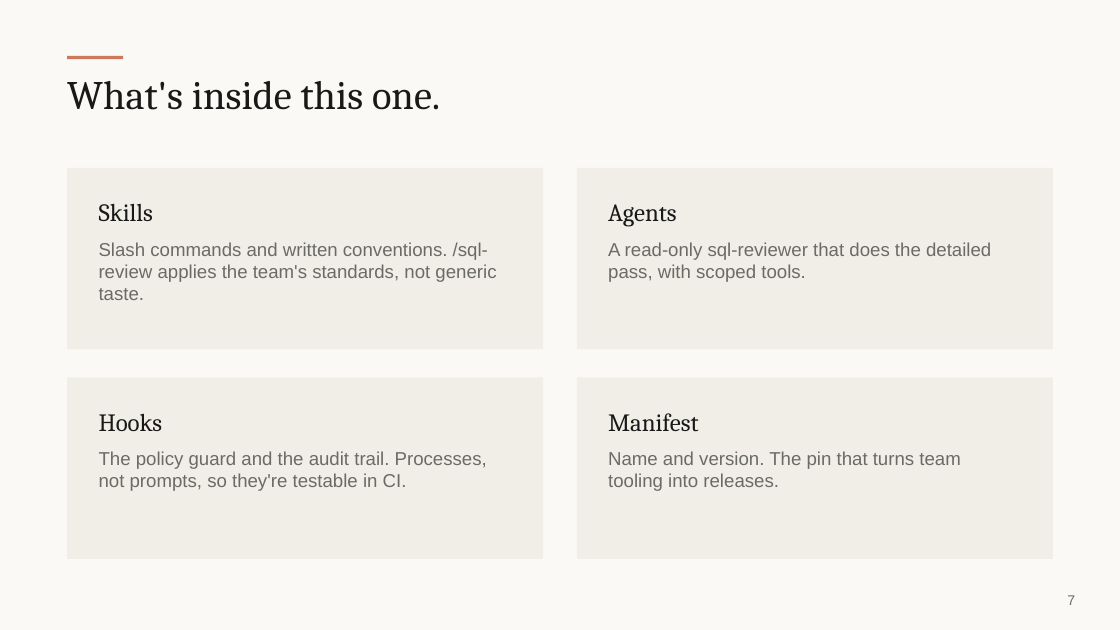
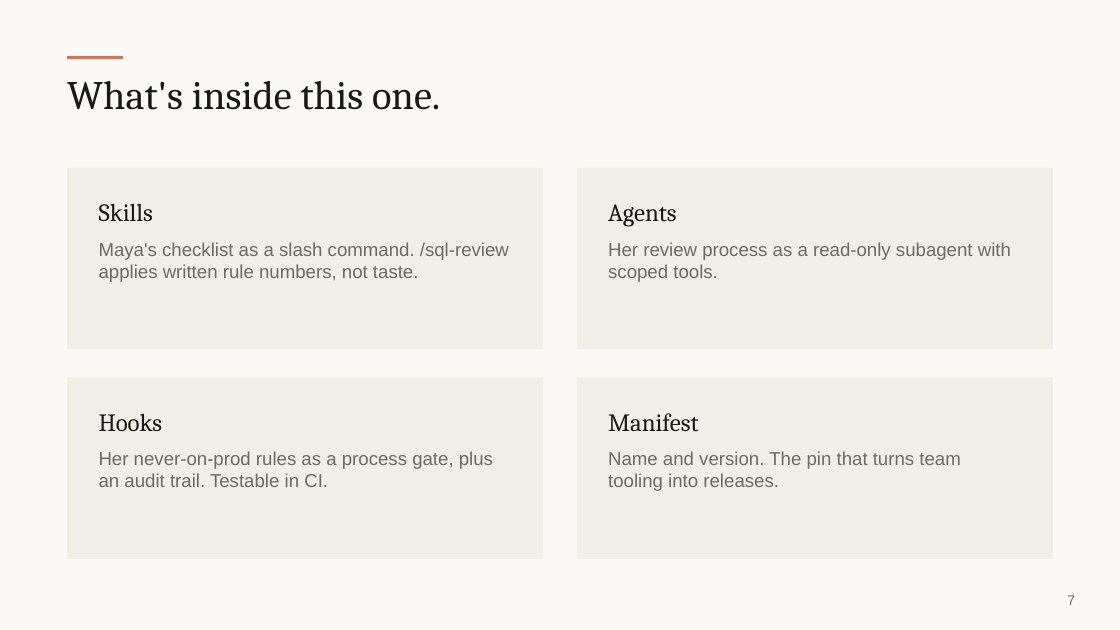
Before and after one commit to andymadson/data-platform-pack, a slide deck: slide 7 of enablement/deck/presentation-deck.pptx. Drawn at 1120x630 pixels with LibreOffice and Linux fonts; fonts in the diff are those of the drawing. Boxes give left, top, right and bottom in pixels: in the first picture for what was removed or moved away, otherwise in the second. Text is boxed around its words. In the diff, an @@ line names an element or a change of style, - is before the commit and + after.

Commit message:
Room deck rebuilt as a story: the wrong dashboard number, Maya, and four live beats with terminal receipts

```diff
--- a/enablement/deck/presentation-deck.pptx
+++ b/enablement/deck/presentation-deck.pptx
@@ text at [99, 242, 509, 282]: text changed @@
-Slash commands and written conventions. /sql-review applies the team's standards, not generic taste.
+Maya's checklist as a slash command. /sql-review applies written rule numbers, not taste.
@@ text at [608, 242, 1011, 282]: text changed @@
-A read-only sql-reviewer that does the detailed pass, with scoped tools.
+Her review process as a read-only subagent with scoped tools.
@@ text at [99, 451, 493, 487]: text changed @@
-The policy guard and the audit trail. Processes, not prompts, so they're testable in CI.
+Her never-on-prod rules as a process gate, plus an audit trail. Testable in CI.
```
Also in this commit, not shown: 3 other slides changed, 12 slides added, 10 slides removed, 3 other files.
